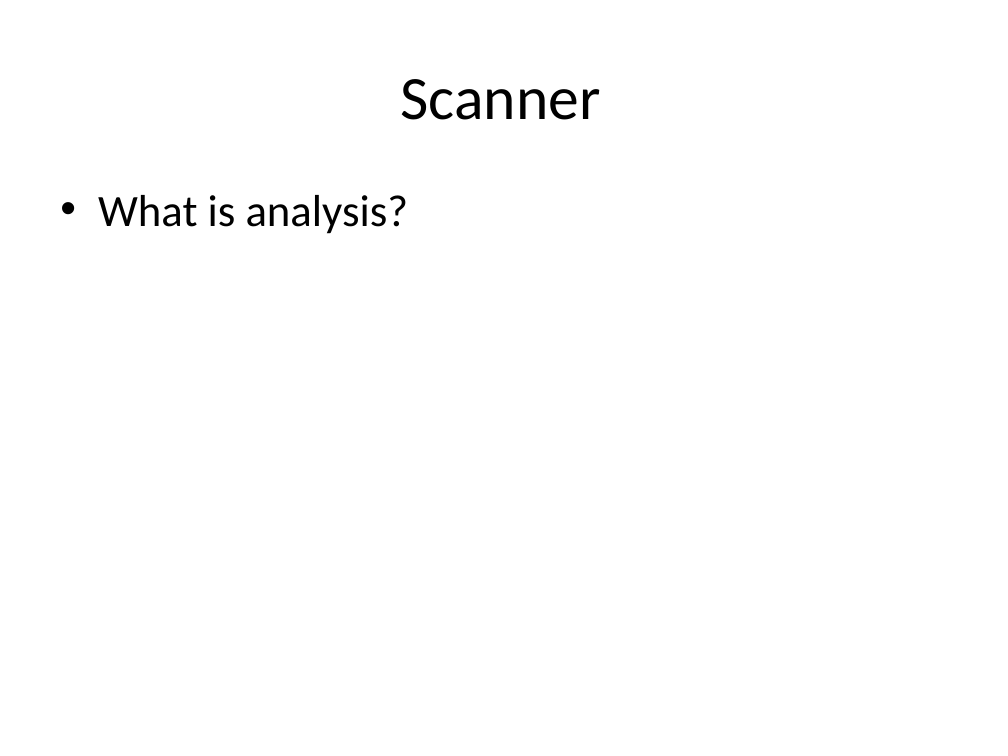
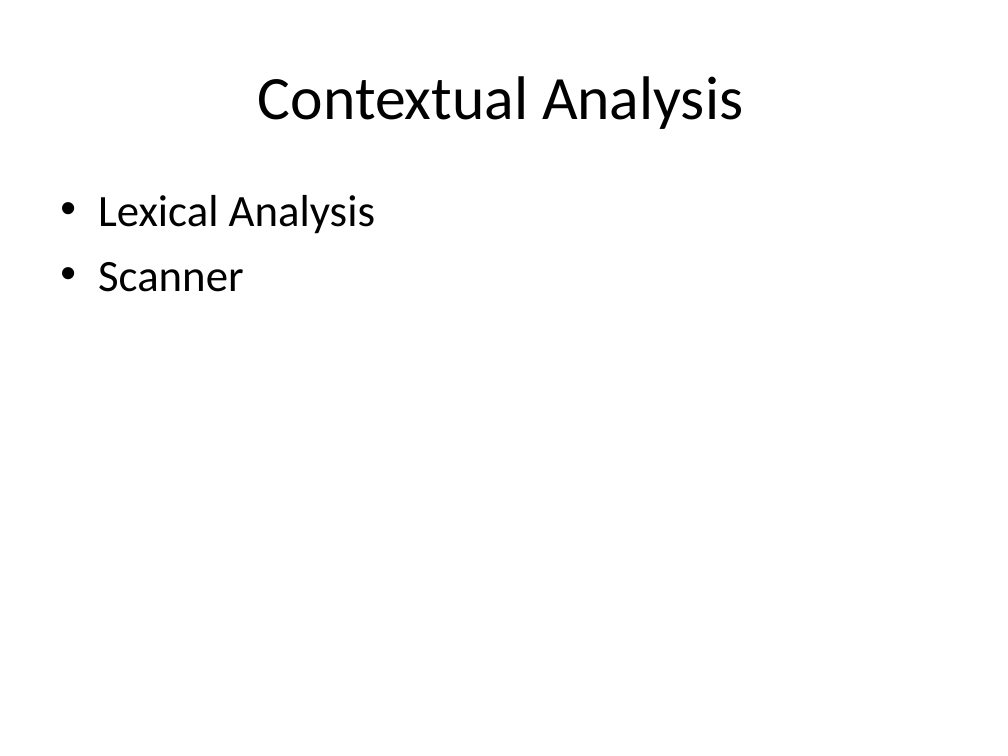
Before and after one commit to isurup/kalle-martin-group, a slide deck: slide 4 of SSE2/slides/1 Analysis.ppt (slide 3 before the commit). Drawn at 1008x756 pixels with LibreOffice and Linux fonts; fonts in the diff are those of the drawing. Boxes give left, top, right and bottom in pixels: in the first picture for what was removed or moved away, otherwise in the second. Text is boxed around its words. In the diff, an @@ line names an element or a change of style, - is before the commit and + after.

```diff
--- a/SSE2/slides/1 Analysis.ppt
+++ b/SSE2/slides/1 Analysis.ppt
@@ title at [258, 76, 743, 129]: text changed @@
-Scanner
+Contextual Analysis
@@ text at [98, 195, 375, 292]: text changed @@
-• What is analysis?
+• Lexical Analysis
+• Scanner
```
Also in this commit, not shown: 1 slide added.
